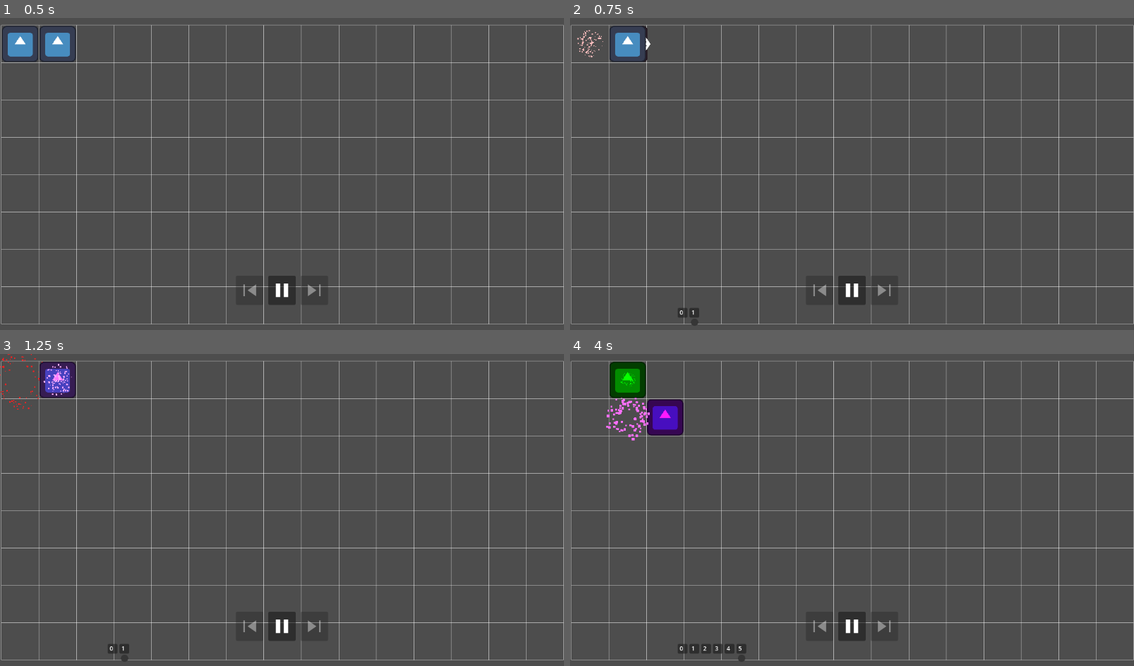
Above: before the commit, frames 1-4 (two rows, left to right).
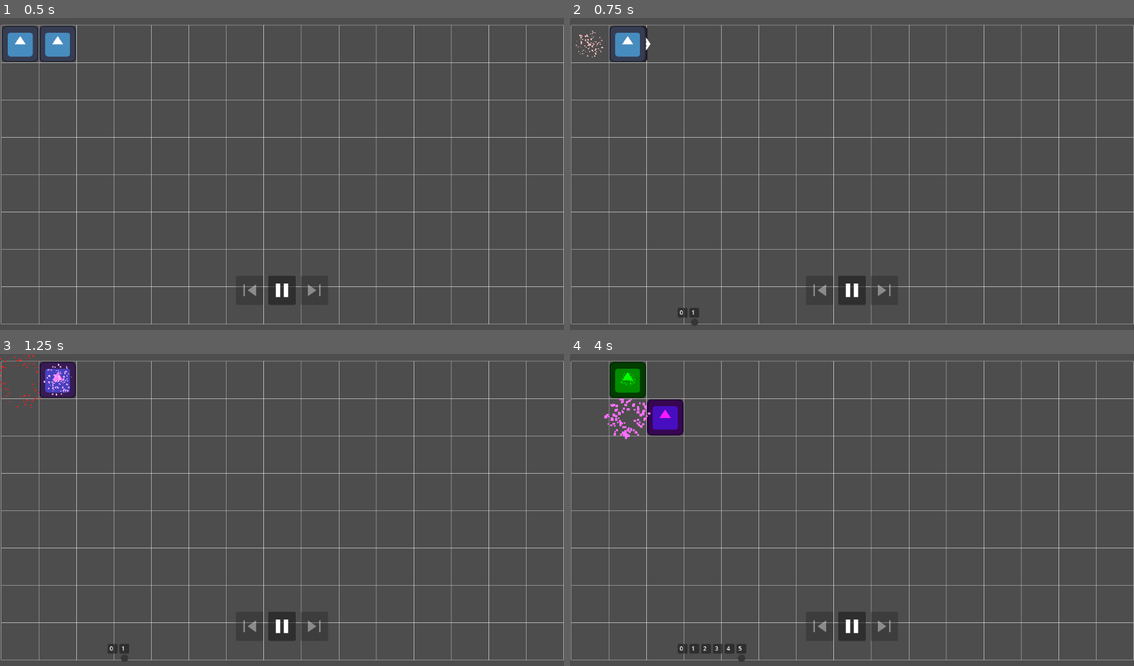
Above: after the commit, the same moments.

Repository: HannesParth/CommandGodot
Game: Godot game, scene res://scenes/map.tscn
Same seed, same stepped clock (60 frames per second), same inputs: the game is played once before the commit and once after it. The engine's default icon, where the game draws it, is replaced by a stand-in: a white triangle on a blue panel in a dark square.
Inputs (mouse positions are in pixels of both pictures, inside the frame that each line leads up to):
- Up to frame 1 (0.5 s): no input
- Up to frame 2 (0.75 s): tap Enter at 0.5 s; move the mouse to (976, 161) at 0.52 s; hold D (right) from 0.53 s (still down); hold C (color) from 0.53 s (still down); click (976, 161) at 0.67 s
- Up to frame 3 (1.25 s): keep holding D (right); keep holding C (color)
- Up to frame 4 (4 s): release D (right) at 1.25 s; release C (color) at 1.25 s; click (852, 625) at 1.25 s; click (852, 625) at 2 s; tap Space at 2.75 s; move the mouse to (739, 528) at 2.77 s; hold S (down) 2.78-3.53 s; tap C (color) at 2.85 s; move the mouse to (908, 441) at 3.52 s; hold D (right) from 3.53 s (still down); hold C (color) from 3.53 s (still down)

Frame 1 is identical in both runs. In frame 2, 0.1% of the frame differs, in the area x 1-6%, y 3-13%; in frame 3, 0.1%; in frame 4, 0.4%, in the area x 6-15%, y 13-28%.

Commit message:
Added a CommandQueue to exemplify decoupling of command creation and execution and explained it shortly in the READMEs

Diff:
--- /dev/null
+++ b/discrete_commands/command_queue.gd
@@ -0,0 +1,24 @@
+extends Node
+## Global CommandQueue
+##
+## A minimalistic implementation of a command caller to demonstrate
+## the decoupling of command creation and execution for discrete commands.
+
+
+var _queue: Array[DiscreteCommand] = []
+
+
+func _physics_process(_delta: float) -> void:
+	process_queue()
+
+
+func append(command: DiscreteCommand) -> void:
+	_queue.append(command)
+
+
+## Executes all commands in the queue synchonously.
+func process_queue() -> void:
+	for cmd in _queue:
+		cmd.execute()
+		UndoManager.add_executed(cmd)
+	_queue.clear()
--- a/discrete_commands/dis_ai_controller.gd
+++ b/discrete_commands/dis_ai_controller.gd
@@ -32,8 +32,8 @@
 	action_timer.start()
 
 
-## Gets a random commands from the given actions, executes it
-## and adds it to the Undo Stack.
+## Gets a random commands from the given actions
+## and adds it to the Command Queue.
 func _perform_action() -> void:
 	if !entity.enable:
 		return
@@ -42,9 +42,7 @@
 	var random := actions.pick_random() as Callable
 	var command: DiscreteCommand = random.call()
 
-	command.execute()
-
-	UndoManager.add_executed(command)
+	CommandQueue.append(command)
 
 
 func _move() -> DisMovementCommand:
--- a/discrete_commands/dis_player_controller.gd
+++ b/discrete_commands/dis_player_controller.gd
@@ -3,8 +3,8 @@
 ## Player input based implementation of the [DisEntityController].
 ##
 ## This implementation takes the players input through the [method Node._input]
-## method to create [DiscreteCommand] instances, which are then executed and
-## added to the Undo Stack.
+## method to create [DiscreteCommand] instances, which are then added to the
+## Command queue to be executed there.
 
 
 func _input(event: InputEvent) -> void:
@@ -37,8 +37,4 @@
 	if command == null:
 		return
 
-	# Execute command
-	command.execute()
-
-	# Add created command instance to list of executed commands
-	UndoManager.add_executed(command)
+	CommandQueue.append(command)
--- a/project.godot
+++ b/project.godot
@@ -19,6 +19,7 @@
 
 UndoManager="*res://discrete_commands/undo_manager.gd"
 ExecutionManager="*res://misc_scripts/execution_manager.gd"
+CommandQueue="*res://discrete_commands/command_queue.gd"
 
 [debug]
 
Not shown, added: discrete_commands/command_queue.gd.uid
Not shown, added: docs/images/Controller_UML.png.import
Not shown, added: docs/images/Entity_Dropdown.png.import
Not shown, added: docs/images/Undo_Vis_Running.png.import
Not shown, added: docs/images/Undo_Vis_Undone.png.import
Not shown, added: docs/images/overview.png.import
Not shown, changed: README.md
Not shown, changed: docs/German_README.md
